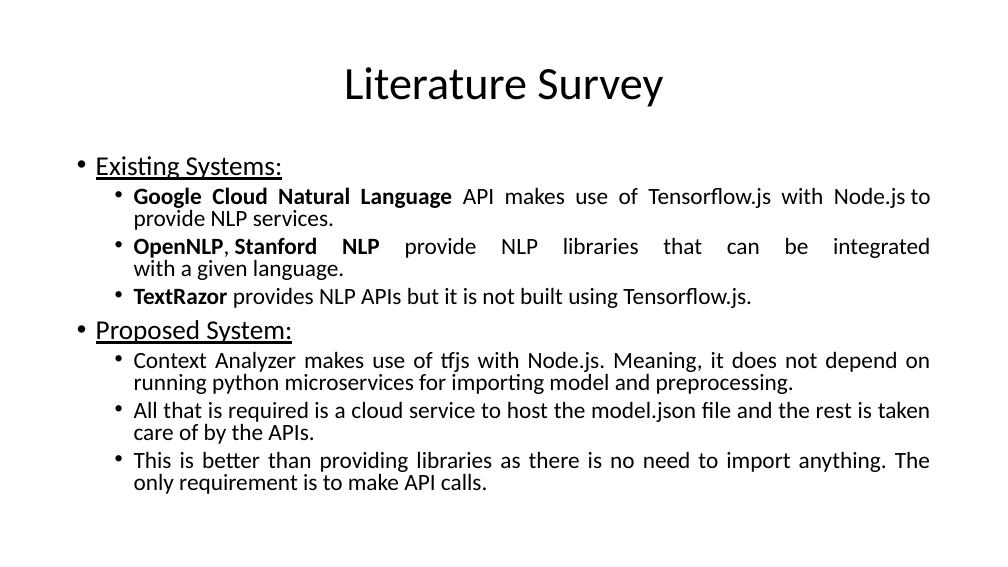
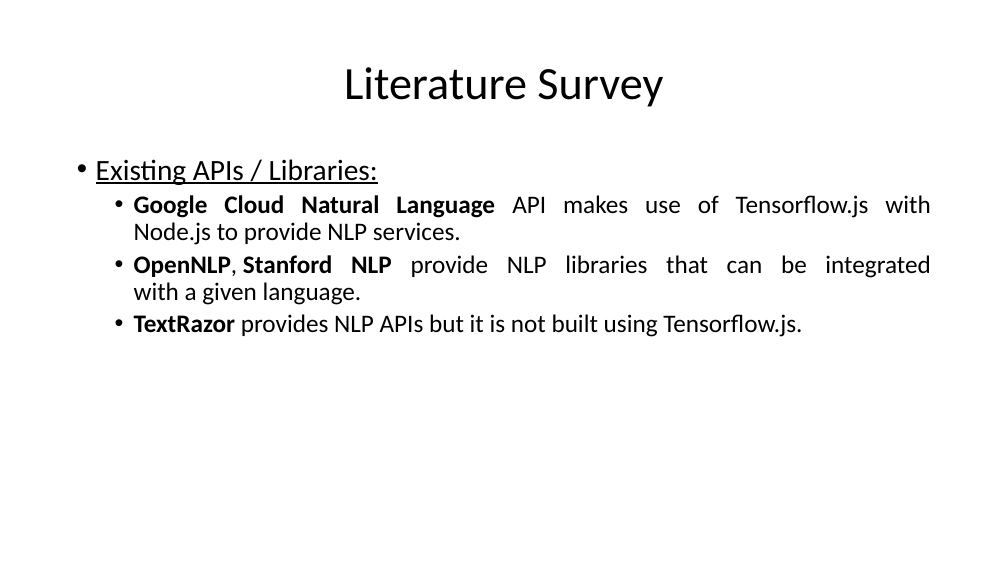
Before and after one commit to HarshaKy/text-classifier, a slide deck: slide 9 of docs/presentation/Presentation.pptx (slide 8 before the commit). Drawn at 1008x567 pixels with LibreOffice and Linux fonts; fonts in the diff are those of the drawing. Boxes give left, top, right and bottom in pixels: in the first picture for what was removed or moved away, otherwise in the second. Text is boxed around its words. In the diff, an @@ line names an element or a change of style, - is before the commit and + after.

```diff
--- a/docs/presentation/Presentation.pptx
+++ b/docs/presentation/Presentation.pptx
@@ text at (x1=96, y1=159, x2=378, y2=185): text changed; size 25.9 to 28 pt @@
-• Existing Systems:
+• Existing APIs / Libraries:
@@ text at (x1=134, y1=195, x2=930, y2=337): size 22.2 to 24 pt; line spacing 0.8 to 0.9 @@
@@ text at (x1=96, y1=320, x2=931, y2=494): paragraphs removed @@
-• Proposed System:
-  • Context Analyzer makes use of tfjs with Node.js. Meaning, it does not depend on running python microservices for importing model and preprocessing.
-  • All that is required is a cloud service to host the model.json file and the rest is taken care of by the APIs.
-  • This is better than providing libraries as there is no need to import anything. The only requirement is to make API calls.
```
Also in this commit, not shown: 14 other slides changed, 2 slides added, 1 slide removed.
